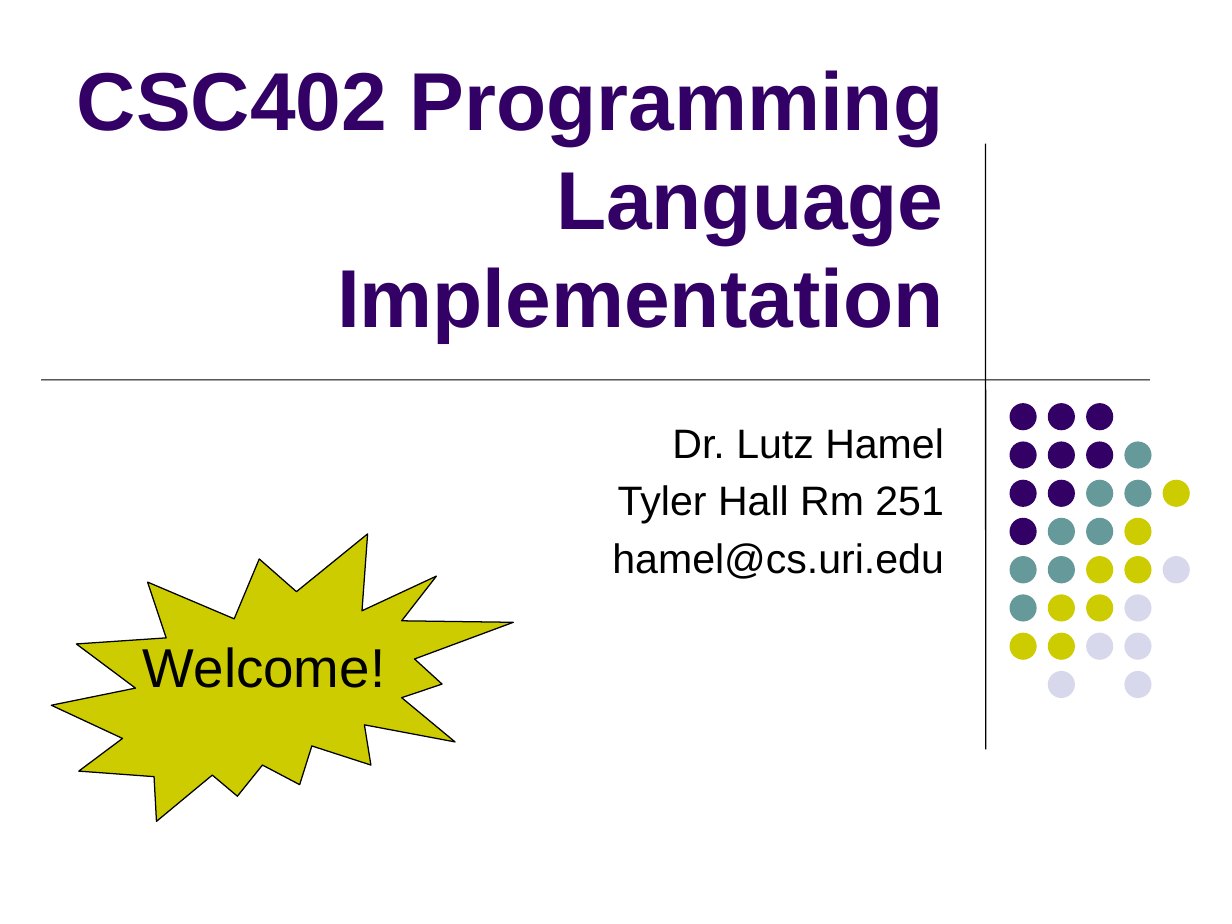
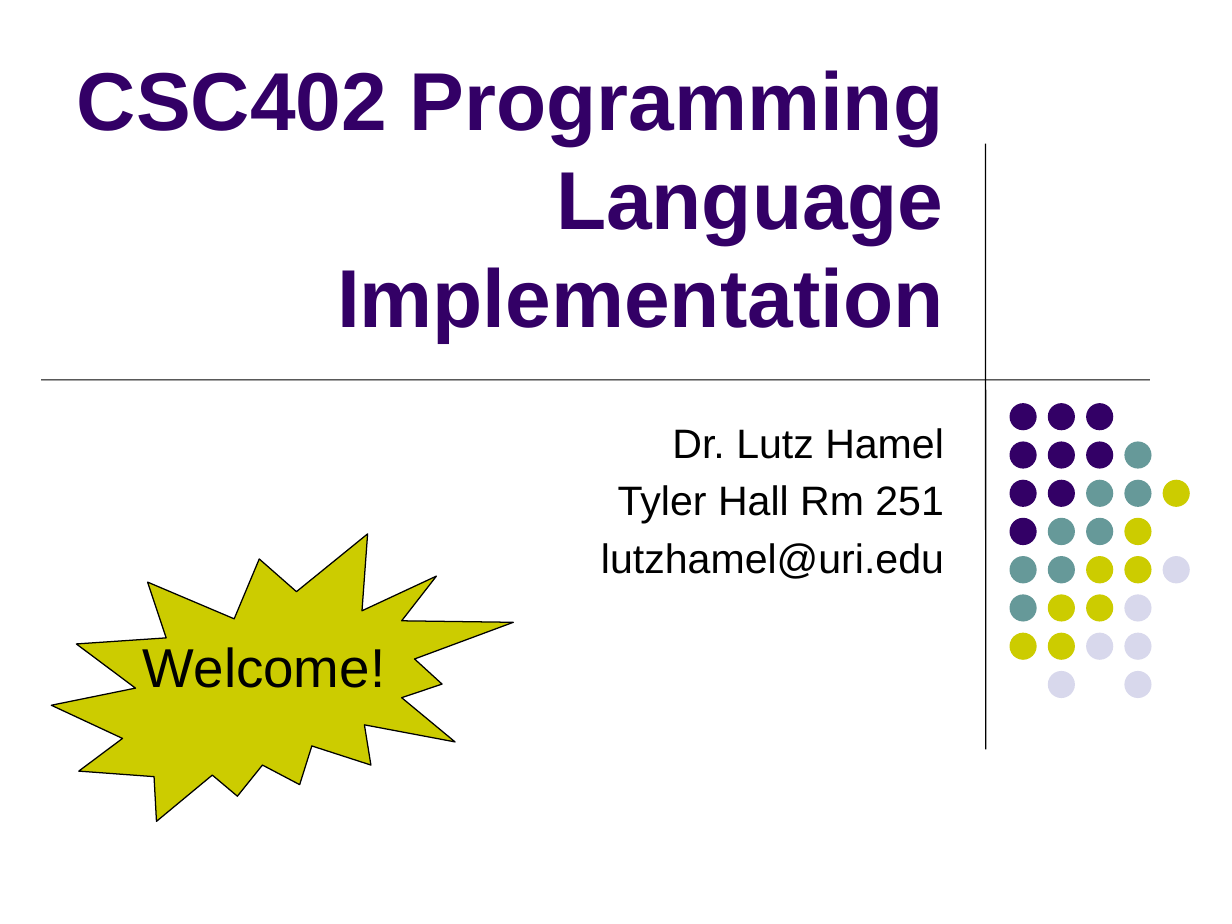
Before and after one commit to lutzhamel/CSC402, a slide deck: slide 1 of notes/csc402-ln001.pptx. Drawn at 1232x924 pixels with LibreOffice and Linux fonts; fonts in the diff are those of the drawing. Boxes give left, top, right and bottom in pixels: in the first picture for what was removed or moved away, otherwise in the second. Text is boxed around its words. In the diff, an @@ line names an element or a change of style, - is before the commit and + after.

```diff
--- a/notes/csc402-ln001.pptx
+++ b/notes/csc402-ln001.pptx
@@ subtitle at [601, 543, 944, 579]: text changed @@
-hamel@cs.uri.edu
+lutzhamel@uri.edu
```
Also in this commit, not shown: 1 other slide changed, 1 other file.
